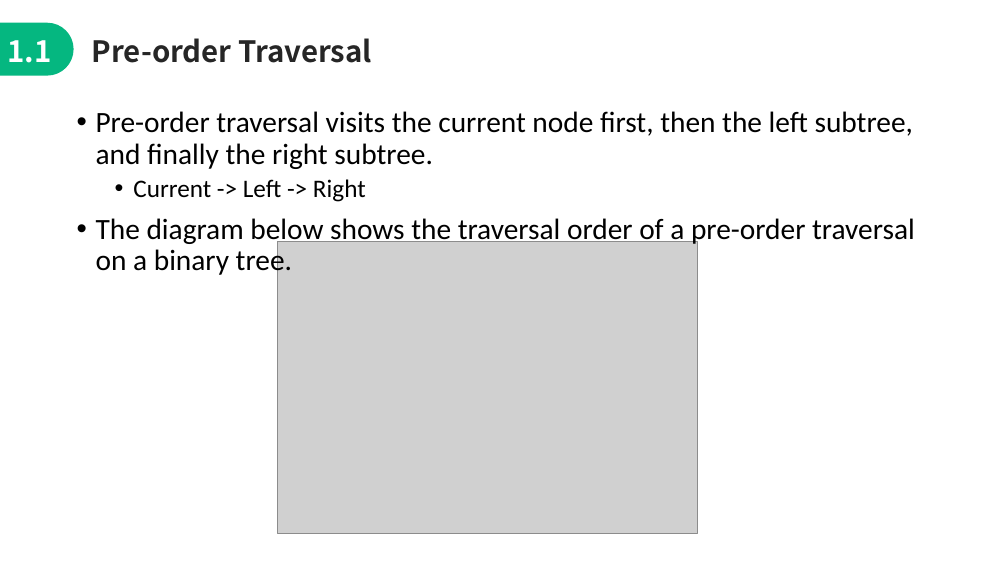
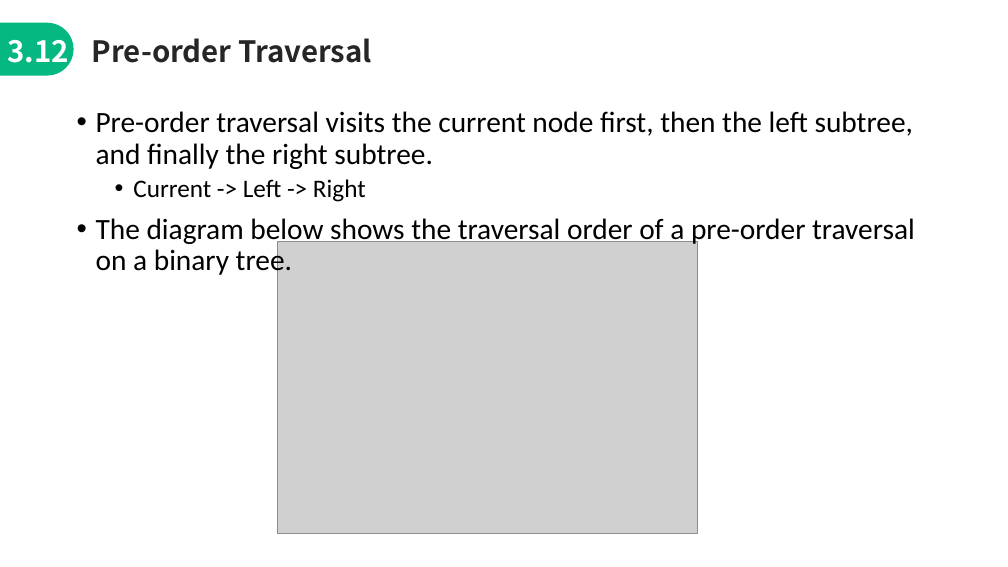
Before and after one commit to jimmyyih518/DSA2022Fall, a slide deck: slide 26 of week4/week4_slides.pptx (slide 24 before the commit). Drawn at 1008x567 pixels with LibreOffice and Linux fonts; fonts in the diff are those of the drawing; grey boxes stand for pictures. Boxes give left, top, right and bottom in pixels: in the first picture for what was removed or moved away, otherwise in the second. Text is boxed around its words. In the diff, an @@ line names an element or a change of style, - is before the commit and + after.

```diff
--- a/week4/week4_slides.pptx
+++ b/week4/week4_slides.pptx
@@ text at box(7, 32, 69, 70): text changed @@
-1.1
+3.12
```
Also in this commit, not shown: 19 other slides changed, 2 slides added, 5 other files.
